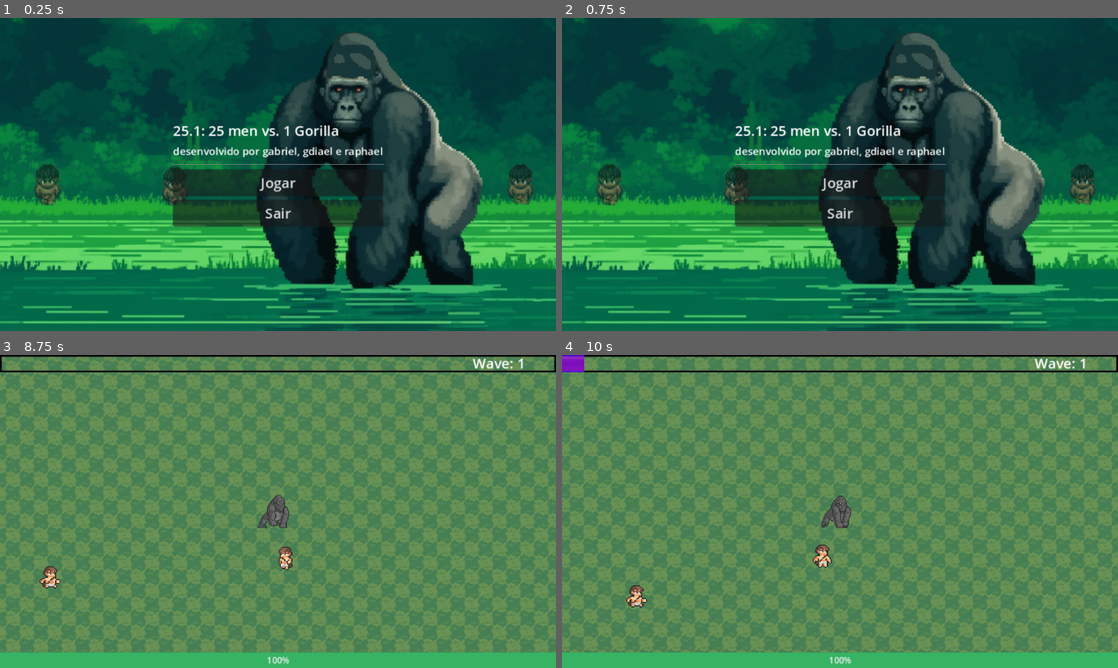
Above: before the commit, frames 1-4 (two rows, left to right).
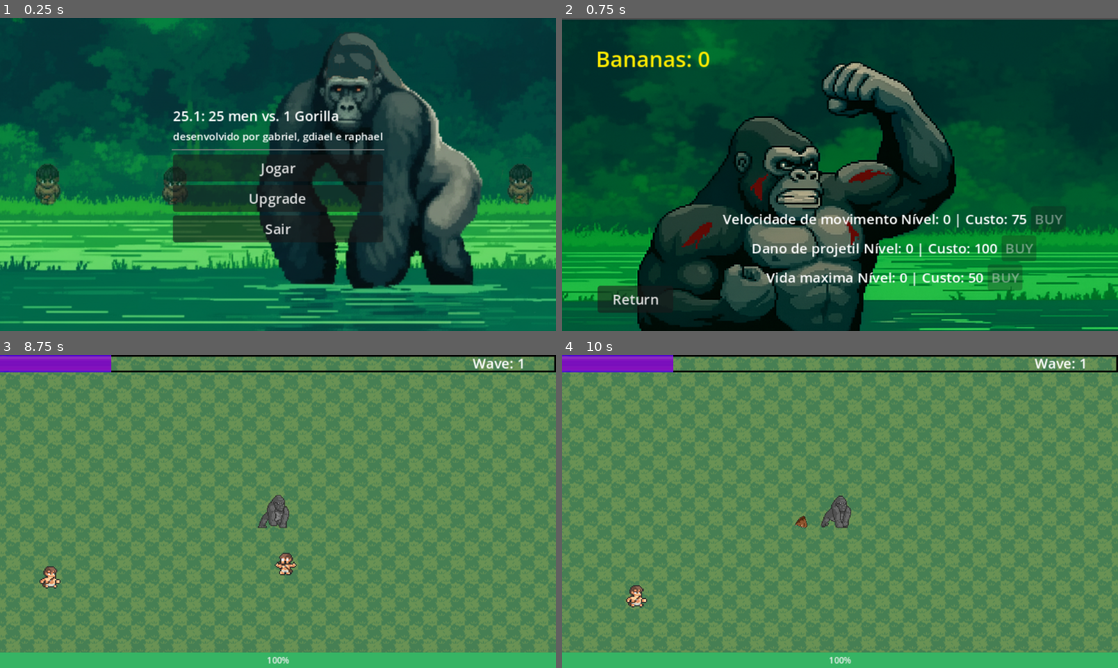
Above: after the commit, the same moments.

Repository: gabriel-guilherme/25.1
Game: Godot game, scene res://Start/Start.tscn
The game is run twice, just before and just after one commit, with the same random seed, the same clock (stepped at 60 frames per second) and the same inputs. Sound files missing from this copy of the repository are replaced by a short silence.
Inputs (mouse positions are in pixels of both pictures, inside the frame that each line leads up to):
- Up to frame 1 (0.25 s): no input
- Up to frame 2 (0.75 s): click (840, 199) at 0.5 s, where only the run after the commit has a clickable "Upgrade"
- Up to frame 3 (8.75 s): click (72, 636) at 1.25 s, where only the run after the commit has a clickable "Return"; click "Jogar" at 2 s; tap Enter at 2.75 s; move the mouse to (400, 495) at 2.77 s; hold D (right) 2.78-3.53 s; tap Space (attack) at 2.85, 3.6, 4.55, 5.1, 5.85, 6.8, 7.35, 8.1 s; move the mouse to (166, 527) at 3.52 s; hold S (down) 3.53-4.28 s; move the mouse to (333, 442) at 4.27 s; hold D (right) 4.28-5.03 s; click (333, 442) at 4.35 s; move the mouse to (250, 574) at 5.02 s; hold W (up) 5.03-5.78 s; move the mouse to (444, 558) at 5.77 s; hold A (left) 5.78-7.28 s; move the mouse to (111, 464) at 6.52 s; click (111, 464) at 6.6 s; move the mouse to (305, 511) at 7.27 s; hold S (down) 7.28-8.03 s; move the mouse to (194, 433) at 8.02 s; hold D (right) from 8.03 s (still down)
- Up to frame 4 (10 s): move the mouse to (962, 495) at 8.77 s; release D (right) at 8.78 s; hold W (up) 8.78-9.53 s; click (962, 495) at 8.85 s; tap Space (attack) at 9.05, 9.6 s; move the mouse to (728, 527) at 9.52 s; hold D (right) from 9.53 s (still down)

The runs differ from the first frame. In frame 1, 5.3% of the frame differs, in the area x 30-70%, y 29-72%; in frame 2, 61%, in the area x 0-100%, y 0-100%; in frame 3, 1.3%; in frame 4, 1.1%.

Commit message:
init

Diff:
--- a/Enemy_Spawner/enemy_spawner.gd
+++ b/Enemy_Spawner/enemy_spawner.gd
@@ -1,16 +1,18 @@
 extends Node2D
 
 @export var spawns: Array[Spawn_info] = []
-@export var base_max_enemy_per_wave = 25
+@export var base_max_enemy_per_wave = 5
 var max_enemy_per_wave = base_max_enemy_per_wave
 
 var current_wave = 0
+var completed_waves = 0
 var enemy_spawned = 0
 var enemy_defeated = 0
 var is_spawning = true
 var time = 0
 
 @onready var player = get_tree().get_first_node_in_group("player")
+
 
 func _on_timer_timeout() -> void:
 	time += 1
@@ -29,8 +31,13 @@
 		# Reset contador de delay
 		wave_info.spawn_delay_counter = 0
 
-		# Spawnar 1 inimigo por vez com delay
-		if enemy_spawned < max_enemy_per_wave:
+		# --- BLOCO MODIFICADO ---
+		# Spawnar uma "rajada" (burst) de inimigos de uma vez
+		for i in range(wave_info.enemies_per_burst):
+			# Para de spawnar se atingir o máximo da wave
+			if enemy_spawned >= max_enemy_per_wave:
+				break # Interrompe o loop 'for'
+
 			var enemy_instance = wave_info.enemy.instantiate()
 			enemy_instance.global_position = get_random_position()
 
@@ -44,10 +51,12 @@
 			add_child(enemy_instance)
 			enemy_spawned += 1
 			print("Spawnou inimigo #%d na wave %d" % [enemy_spawned, current_wave])
+		# --- FIM DO BLOCO MODIFICADO ---
 
 		# Se já spawnou tudo, para de spawnar
 		if enemy_spawned >= max_enemy_per_wave:
 			is_spawning = false
+
 
 func increase_defeated():
 	if enemy_spawned == 0:
@@ -55,30 +64,43 @@
 
 	enemy_defeated += 1
 	print("Derrotados: %d de %d" % [enemy_defeated, enemy_spawned])
-	player.update_wave_progress(enemy_defeated)
+	player.update_wave_progress(enemy_defeated, max_enemy_per_wave)
 
 	if enemy_defeated >= max_enemy_per_wave:
 		enemy_spawned = 0
 		enemy_defeated = 0
 		is_spawning = true
-		player.update_wave_progress(0)
+		player.update_wave_progress(0, max_enemy_per_wave)
 
 		player.levelup()
+		completed_waves += 1
 
 		var wave_info = spawns[current_wave]
 		wave_info.health_multiplier += 0.2
 		wave_info.speed_multiplier += 0.1
 		wave_info.damage_multiplier += 0.15
 
+		# --- BLOCO ADICIONADO ---
+		# Aumenta a quantidade de inimigos por rajada na próxima wave
+		# Exemplo: Aumenta a cada 2 waves completas para não ser tão rápido
+		if completed_waves % 2 == 0:
+			wave_info.enemies_per_burst += 1
+
+		# Limita o valor máximo para evitar problemas de performance
+		wave_info.enemies_per_burst = min(wave_info.enemies_per_burst, 15)
+		# --- FIM DO BLOCO ADICIONADO ---
+
 		# Aumenta o número máximo de inimigos na próxima wave
-		max_enemy_per_wave += 5  # pode ajustar esse incremento como quiser
+		max_enemy_per_wave += 5
 
-		print("Wave %d - HP x%.2f | SPD x%.2f | DMG x%.2f | Max Enemies: %d" % [
+		# --- LINHA MODIFICADA ---
+		print("Wave %d - HP x%.2f | SPD x%.2f | DMG x%.2f | Max Enemies: %d | Burst: %d" % [
 			current_wave,
 			wave_info.health_multiplier,
 			wave_info.speed_multiplier,
 			wave_info.damage_multiplier,
-			max_enemy_per_wave
+			max_enemy_per_wave,
+			wave_info.enemies_per_burst # Adicionado para debug
 		])
 
 		current_wave += 1
--- a/Player/Attack/banana.gd
+++ b/Player/Attack/banana.gd
@@ -23,33 +23,33 @@
 		1:
 			hp = 1
 			speed = 100
-			damage = 5
+			damage = 7 + player.damage_bonus
 			knockback = 100
-			attack_size = 1.0 * (1 + player.attack_size)
+			attack_size = 1.0
 		2:
 			hp = 1
 			speed = 300
-			damage = 5
+			damage = 10 + player.damage_bonus
 			knockback = 200
-			attack_size = 1.0 * (1 + player.attack_size)
+			attack_size = 1.0
 		3:
 			hp = 2
 			speed = 300
-			damage = 8
+			damage = 15 + player.damage_bonus
 			knockback = 200
-			attack_size = 2.0 * (1 + player.attack_size)
+			attack_size = 1.5
 		4:
 			hp = 5
 			speed = 400
-			damage = 12
+			damage = 25 + player.damage_bonus
 			knockback = 300
-			attack_size = 2.5 * (1 + player.attack_size)
+			attack_size = 2.0
 
 	# Escala o sprite
 	$Sprite2D.scale *= attack_size
 
 	# Escala a colisão (ex: se for círculo)
-	$CollisionShape2D.shape.extents *= attack_size
+	$CollisionShape2D.scale *= (attack_size)
 
 
 # Called every frame. 'delta' is the elapsed time since the previous frame.
--- a/Player/Attack/punch.gd
+++ b/Player/Attack/punch.gd
@@ -22,33 +22,33 @@
 		1:
 			hp = 5
 			speed = 50
-			damage = 15
+			damage = 15 + player.damage_bonus
 			knockback = 100
 			attack_size = 1.0
 		2:
 			hp = 5
 			speed = 50
-			damage = 15
+			damage = 15 + player.damage_bonus
 			knockback = 100
 			attack_size = 1.0
 		3:
 			hp = 5
 			speed = 50
-			damage = 15
+			damage = 15 + player.damage_bonus
 			knockback = 300
 			attack_size = 1.0
 		4:
 			hp = 5
 			speed = 50
-			damage = 25
-			knockback = 100
+			damage = 25 + player.damage_bonus
+			knockback = 500
 			attack_size = 2.0
 
 	# Escala o sprite
 	$Sprite2D.scale *= attack_size
 
 	# Escala a colisão (ex: se for círculo)
-	$CollisionShape2D.shape.extents *= attack_size
+	$CollisionShape2D.scale *= attack_size
 
 
 # Called every frame. 'delta' is the elapsed time since the previous frame.
--- a/Player/BananaOrbit/banana_orbit.gd
+++ b/Player/BananaOrbit/banana_orbit.gd
@@ -21,21 +21,21 @@
 			angular_speed = 2.0
 			knockback = 0
 		2:
-			damage = 5
+			damage = 7
 			radius = 110.0
 			angular_speed = 2.0
 			knockback = 0
 			#index = 10
 			#total_bananas = 5
 		3:
-			damage = 5
+			damage = 12
 			radius = 120.0
 			angular_speed = 6.0
 			knockback = 100.0
 		4:
-			damage = 8
+			damage = 20
 			radius = 150.0
-			angular_speed = 3.0
+			angular_speed = 8.0
 			knockback = 100.0
 
 	if total_bananas > 0:
--- a/Player/BananaOrbit/banana_orbit.tscn
+++ b/Player/BananaOrbit/banana_orbit.tscn
@@ -6,7 +6,7 @@
 [sub_resource type="RectangleShape2D" id="RectangleShape2D_hr0ph"]
 size = Vector2(13.25, 11)
 
-[node name="BananaOrbit" type="Area2D" groups=["attack"]]
+[node name="BananaOrbit" type="Area2D" groups=["attack", "banana_orbit_instance"]]
 collision_layer = 5
 collision_mask = 5
 script = ExtResource("1_hr0ph")
--- a/Player/player.gd
+++ b/Player/player.gd
@@ -6,6 +6,13 @@
 var attack_cooldown = 0
 var attack_size = 0
 @onready var sprite = $AnimatedSprite2D
+var orbits = 1
+
+const HP_PER_UPGRADE = 10       # +10 de vida máxima por nível
+const SPEED_PER_UPGRADE = 5.0   # +5 de velocidade por nível
+const DAMAGE_PER_UPGRADE = 2.0
+
+var damage_bonus
 
 
 var experience = 0
@@ -44,7 +51,7 @@
 
 # Banana Orbit
 @export var banana_orbit_level = 0
-var has_spawned_orbit = false
+#var has_spawned_orbit = false
 
 # Enemies
 var enemy_close = []
@@ -78,9 +85,12 @@
 var wave = 1
 
 func _ready():
+	apply_permanent_upgrades()
 	update_health_bar()
 	attack()
 	#set_expbar(experience, calculate_experiencecap())
+	if banana_orbit_level > 0:
+		update_banana_orbit()
 
 func _physics_process(_delta):
 	#if enemySpawner.enemy_defeated >= enemySpawner.max_enemy_per_wave:
@@ -108,6 +118,26 @@
 	velocity = mov.normalized() * movement_speed
 	move_and_slide()
 
+func apply_permanent_upgrades():
+	# Carrega os dados do singleton (garante que estão atualizados)
+	GameData.load_data()
+
+	# Aplica o upgrade de vida
+	var hp_bonus = GameData.progression.permanent_health_level * HP_PER_UPGRADE
+	maxHp += hp_bonus
+	hp = maxHp # Começa a partida com vida cheia
+	print("Bônus de Vida Permanente: +%d" % hp_bonus)
+
+	# Aplica o upgrade de velocidade
+	var speed_bonus = GameData.progression.permanent_speed_level * SPEED_PER_UPGRADE
+	movement_speed += speed_bonus
+	print("Bônus de Velocidade Permanente: +%f" % speed_bonus)
+
+	# Aplica o upgrade de dano (exemplo: você precisará de uma var base_damage)
+	damage_bonus = GameData.progression.permanent_damage_level * DAMAGE_PER_UPGRADE
+	# print("Bônus de Dano Permanente: +%d" % damage_bonus)
+
+
 func attack():
 	if banana_level > 0:
 		bananaTimer.wait_time = banana_attackspeed * (1-attack_cooldown)
@@ -124,9 +154,9 @@
 		if bananaPeelTimer.is_stopped():
 			bananaPeelTimer.start()
 
-	if banana_orbit_level > 0 and not has_spawned_orbit:
-		spawn_banana_orbit()
-		has_spawned_orbit = true
+	#if banana_orbit_level > 0 and not has_spawned_orbit:
+	#	spawn_banana_orbit()
+	#	has_spawned_orbit = true
 
 # ========== ATTACK LOGIC ==========
 
@@ -293,9 +323,9 @@
 #func set_expbar(set_value = 1, set_max_value = 100):
 #	expBar.value = set_value
 #	expBar.max_value = set_max_value
-func update_wave_progress(derrotados: int):
+func update_wave_progress(derrotados: int, total_inimigos_wave: int):
 	expBar.value = derrotados
-	expBar.max_value = 25
+	expBar.max_value = total_inimigos_wave
 
 func levelup():
 	get_tree().paused = true
@@ -321,7 +351,19 @@
 		options += 1
 
 
+func update_banana_orbit():
+	for banana in get_tree().get_nodes_in_group("banana_orbit_instance"):
+		banana.queue_free()
+
+
+	if orbits == 2:
+		banana_orbit_level = 2
+		spawn_banana_orbit()
+		banana_orbit_level = 4
+	spawn_banana_orbit()
+
 func upgrade_character(upgrade):
+	var needs_orbit_update = false
 	match upgrade:
 		# Banana throw
 		"banana1":
@@ -331,9 +373,11 @@
 			banana_level = 2
 		"banana3":
 			banana_level = 3
+
 		"banana4":
 			banana_level = 4
 			banana_baseammo += 2
+
 
 		# Punch
 		"punch1":
@@ -362,13 +406,18 @@
 		# Banana orbit
 		"banana_orbit1":
 			banana_orbit_level = 1
+			needs_orbit_update = true
 		"banana_orbit2":
 			banana_orbit_level = 2
+			needs_orbit_update = true
 		"banana_orbit3":
 			banana_orbit_level = 3
+			needs_orbit_update = true
 		"banana_orbit4":
 			banana_orbit_level = 4
-			has_spawned_orbit = false
+			needs_orbit_update = true
+			orbits = 2
+			#has_spawned_orbit = false
 
 		# Outros upgrades
 		"medic_kit":
@@ -383,7 +432,8 @@
 			attack_size += 0.10
 		"fur1", "fur2", "fur3", "fur4":
 			armor += 1
-
+	if needs_orbit_update:
+		update_banana_orbit()
 
 
 
--- a/Start/Start.tscn
+++ b/Start/Start.tscn
@@ -52,9 +52,14 @@
 text = "Jogar
 "
 
+[node name="UpgradeButton" type="Button" parent="HBoxContainer/VBoxContainer"]
+layout_mode = 2
+text = "Upgrade"
+
 [node name="QuitButton" type="Button" parent="HBoxContainer/VBoxContainer"]
 layout_mode = 2
 text = "Sair"
 
 [connection signal="pressed" from="HBoxContainer/VBoxContainer/PlayButton" to="." method="_on_play_button_pressed"]
+[connection signal="pressed" from="HBoxContainer/VBoxContainer/UpgradeButton" to="." method="_on_upgrade_button_pressed"]
 [connection signal="pressed" from="HBoxContainer/VBoxContainer/QuitButton" to="." method="_on_quit_button_pressed"]
--- a/Start/start.gd
+++ b/Start/start.gd
@@ -6,3 +6,7 @@
 
 func _on_play_button_pressed() -> void:
 	get_tree().change_scene_to_file("res://World/world.tscn")
+
+
+func _on_upgrade_button_pressed() -> void:
+	get_tree().change_scene_to_file("res://utility/RogueLike/UpgradeMenu.tscn")
--- a/World/world.gd
+++ b/World/world.gd
@@ -1,6 +1,7 @@
 extends Node2D
 
-
+@onready var enemy_spawner = $EnemySpawner
+var bonus_por_wave = 5
 
 # Called when the node enters the scene tree for the first time.
 func _ready() -> void:
@@ -12,4 +13,17 @@
 	pass
 
 func game_over():
+	# Calcula as bananas ganhas (ex: 10 bananas por wave)
+	print(enemy_spawner)
+	var waves_survived = enemy_spawner.completed_waves
+	var multiplicador_dinamico = 10 + (waves_survived * bonus_por_wave)
+	var bananas_earned = waves_survived * multiplicador_dinamico  # Você pode ajustar essa fórmula
+
+	print("O jogador sobreviveu %d waves e ganhou %d bananas." % [waves_survived, bananas_earned])
+
+	# Adiciona as bananas ao total e salva
+	GameData.progression.bananas += bananas_earned
+	GameData.save_data()
+
+	# Continua para a tela de morte
 	get_tree().change_scene_to_file("res://GUI/DeathScreen/death_screen.tscn")
--- a/World/world.tscn
+++ b/World/world.tscn
@@ -6,7 +6,7 @@
 [ext_resource type="PackedScene" uid="uid://dnoswy272fvvk" path="res://Enemy_Spawner/enemy_spawner.tscn" id="4_k8do8"]
 [ext_resource type="Script" uid="uid://cejccdt7ra3gx" path="res://utility/spawn_info.gd" id="5_k8do8"]
 [ext_resource type="PackedScene" uid="uid://c02suxnugg8bc" path="res://Enemy/enemy.tscn" id="6_bkhv4"]
-[ext_resource type="AudioStream" uid="uid://oqwok7xyftqi" path="res://Audio/Fear Factory GBC Loop Donkey Kong Country SNES Music Extended.mp3" id="8_oe8m4"]
+[ext_resource type="AudioStream" uid="uid://bk4r1c8y5st2x" path="res://Audio/Donkey-Kong-Country-Returns-Music-Title-Theme.mp3" id="7_yf0ba"]
 
 [sub_resource type="Resource" id="Resource_k8do8"]
 script = ExtResource("5_k8do8")
@@ -14,6 +14,7 @@
 time_start = 0
 time_end = 999
 enemy_spawn_delay = 1
+enemies_per_burst = 1
 metadata/_custom_type_script = "uid://cejccdt7ra3gx"
 
 [node name="World" type="Node2D"]
@@ -35,6 +36,6 @@
 
 [node name="AudioStreamPlayer2D" type="AudioStreamPlayer2D" parent="."]
 process_mode = 3
-stream = ExtResource("8_oe8m4")
+stream = ExtResource("7_yf0ba")
 volume_db = -10.0
 autoplay = true
--- a/project.godot
+++ b/project.godot
@@ -19,6 +19,7 @@
 
 UpgradeDb="*res://utility/upgrade_db.tscn"
 BgMusic="*res://Start/bg_music.tscn"
+GameData="*res://utility/RogueLike/GameData.gd"
 
 [display]
 
--- /dev/null
+++ b/utility/RogueLike/GameData.gd
@@ -0,0 +1,21 @@
+# GameData.gd
+extends Node
+
+const SAVE_PATH = "user://meta_data.tres"
+var progression: MetaProgression
+
+func _ready() -> void:
+	print("A pasta de save está em: ", OS.get_user_data_dir())
+	load_data()
+
+func load_data() -> void:
+	if ResourceLoader.exists(SAVE_PATH):
+		progression = ResourceLoader.load(SAVE_PATH)
+	else:
+		# Se não existir um save, cria um novo
+		progression = MetaProgression.new()
+	print("Dados carregados. Bananas: ", progression.bananas)
+
+func save_data() -> void:
+	ResourceSaver.save(progression, SAVE_PATH)
+	print("Dados salvos. Bananas: ", progression.bananas)
--- /dev/null
+++ b/utility/RogueLike/MetaProgression.gd
@@ -0,0 +1,12 @@
+# MetaProgression.gd
+class_name MetaProgression
+extends Resource
+
+# Moeda do jogo
+@export var bananas: int = 0
+
+# Nível de cada upgrade permanente
+@export var permanent_health_level: int = 0
+@export var permanent_speed_level: int = 0
+@export var permanent_damage_level: int = 0
+# Adicione outros upgrades permanentes que desejar aqui
--- /dev/null
+++ b/utility/RogueLike/UpgradeMenu.tscn
@@ -0,0 +1,118 @@
+[gd_scene load_steps=3 format=3 uid="uid://bcbv4cvggpbjj"]
+
+[ext_resource type="Script" uid="uid://bagvinvx4bhlp" path="res://utility/RogueLike/upgrade_menu.gd" id="1_6v7y7"]
+[ext_resource type="Texture2D" uid="uid://cxb7wjid70k1i" path="res://Sprites/Gorila Triunfante na Selva.png" id="2_6v7y7"]
+
+[node name="Control" type="Control"]
+layout_mode = 3
+anchors_preset = 15
+anchor_right = 1.0
+anchor_bottom = 1.0
+offset_top = 2.0
+offset_bottom = 2.0
+grow_horizontal = 2
+grow_vertical = 2
+script = ExtResource("1_6v7y7")
+
+[node name="TextureRect" type="TextureRect" parent="."]
+layout_mode = 1
+anchors_preset = 15
+anchor_right = 1.0
+anchor_bottom = 1.0
+grow_horizontal = 2
+grow_vertical = 2
+texture = ExtResource("2_6v7y7")
+expand_mode = 2
+
+[node name="bananas_label" type="Label" parent="."]
+unique_name_in_owner = true
+layout_mode = 0
+offset_left = 39.0
+offset_top = 27.0
+offset_right = 404.0
+offset_bottom = 96.0
+theme_override_colors/font_color = Color(1, 0.921569, 0, 1)
+theme_override_font_sizes/font_size = 25
+
+[node name="VBoxContainer" type="VBoxContainer" parent="."]
+layout_mode = 1
+anchors_preset = 8
+anchor_left = 0.5
+anchor_top = 0.5
+anchor_right = 0.5
+anchor_bottom = 0.5
+offset_left = -89.0
+offset_top = -28.0
+offset_right = 214.0
+offset_bottom = 204.0
+grow_horizontal = 2
+grow_vertical = 2
+scale = Vector2(1, 0.96)
+alignment = 1
+
+[node name="Speed" type="HBoxContainer" parent="VBoxContainer"]
+layout_mode = 2
+alignment = 1
+
+[node name="spd_desc_label" type="Label" parent="VBoxContainer/Speed"]
+unique_name_in_owner = true
+layout_mode = 2
+text = "Velocidade de movimento"
+
+[node name="spd_cost_label" type="Label" parent="VBoxContainer/Speed"]
+unique_name_in_owner = true
+layout_mode = 2
+
+[node name="spd_button" type="Button" parent="VBoxContainer/Speed"]
+unique_name_in_owner = true
+layout_mode = 2
+text = "BUY"
+
+[node name="Damage" type="HBoxContainer" parent="VBoxContainer"]
+layout_mode = 2
+alignment = 1
+
+[node name="dmg_desc_label" type="Label" parent="VBoxContainer/Damage"]
+unique_name_in_owner = true
+layout_mode = 2
+text = "Dano de projetil"
+
+[node name="dmg_cost_label" type="Label" parent="VBoxContainer/Damage"]
+unique_name_in_owner = true
+layout_mode = 2
+
+[node name="dmg_button" type="Button" parent="VBoxContainer/Damage"]
+unique_name_in_owner = true
+layout_mode = 2
+text = "BUY"
+
+[node name="Health" type="HBoxContainer" parent="VBoxContainer"]
+layout_mode = 2
+alignment = 1
+
+[node name="hp_desc_label" type="Label" parent="VBoxContainer/Health"]
+unique_name_in_owner = true
+layout_mode = 2
+text = "Vida maxima"
+
+[node name="hp_cost_label" type="Label" parent="VBoxContainer/Health"]
+unique_name_in_owner = true
+layout_mode = 2
+
+[node name="hp_button" type="Button" parent="VBoxContainer/Health"]
+unique_name_in_owner = true
+layout_mode = 2
+text = "BUY"
+
+[node name="back_button" type="Button" parent="."]
+layout_mode = 2
+offset_left = 41.0
+offset_top = 306.0
+offset_right = 128.0
+offset_bottom = 337.0
+text = "Return"
+
+[connection signal="pressed" from="VBoxContainer/Speed/spd_button" to="." method="_on_spd_button_pressed"]
+[connection signal="pressed" from="VBoxContainer/Damage/dmg_button" to="." method="_on_dmg_button_pressed"]
+[connection signal="pressed" from="VBoxContainer/Health/hp_button" to="." method="_on_hp_button_pressed"]
+[connection signal="pressed" from="back_button" to="." method="_on_back_button_pressed"]
--- /dev/null
+++ b/utility/RogueLike/meta_data.tres
@@ -0,0 +1,11 @@
+[gd_resource type="Resource" script_class="MetaProgression" load_steps=2 format=3 uid="uid://g5sfyqkdji0q"]
+
+[ext_resource type="Script" uid="uid://c8o2wt77lycih" path="res://utility/RogueLike/MetaProgression.gd" id="1_pymmw"]
+
+[resource]
+script = ExtResource("1_pymmw")
+bananas = 0
+permanent_health_level = 0
+permanent_speed_level = 0
+permanent_damage_level = 0
+metadata/_custom_type_script = "uid://c8o2wt77lycih"
--- /dev/null
+++ b/utility/RogueLike/upgrade_menu.gd
@@ -0,0 +1,75 @@
+extends Control
+
+# Conecte esses nós pelo editor do Godot
+@onready var bananas_label = %bananas_label
+@onready var hp_button = %hp_button
+@onready var hp_cost_label = %hp_cost_label
+@onready var speed_button = %spd_button
+@onready var speed_cost_label = %spd_cost_label
+@onready var damage_button = %dmg_button
+@onready var damage_cost_label = %dmg_cost_label
+
+# Custos base para os upgrades
+const HP_BASE_COST = 50
+const SPEED_BASE_COST = 75
+const DAMAGE_BASE_COST = 100
+
+func _ready() -> void:
+	update_ui()
+
+func update_ui() -> void:
+	# Atualiza a contagem de bananas
+	bananas_label.text = "Bananas: " + str(GameData.progression.bananas)
+
+	# Atualiza UI de Vida
+	var hp_level = GameData.progression.permanent_health_level
+	var hp_cost = HP_BASE_COST * (hp_level + 1) # Custo aumenta com o nível
+	hp_cost_label.text = "Nível: %d | Custo: %d" % [hp_level, hp_cost]
+	hp_button.disabled = GameData.progression.bananas < hp_cost
+
+	# Atualiza UI de Velocidade
+	var speed_level = GameData.progression.permanent_speed_level
+	var speed_cost = SPEED_BASE_COST * (speed_level + 1)
+	speed_cost_label.text = "Nível: %d | Custo: %d" % [speed_level, speed_cost]
+	speed_button.disabled = GameData.progression.bananas < speed_cost
+
+	# Atualiza UI de Dano
+	var damage_level = GameData.progression.permanent_damage_level
+	var damage_cost = DAMAGE_BASE_COST * (damage_level + 1)
+	damage_cost_label.text = "Nível: %d | Custo: %d" % [damage_level, damage_cost]
+	damage_button.disabled = GameData.progression.bananas < damage_cost
+
+func _on_hp_button_pressed() -> void:
+	var hp_level = GameData.progression.permanent_health_level
+	var cost = HP_BASE_COST * (hp_level + 1)
+
+	if GameData.progression.bananas >= cost:
+		GameData.progression.bananas -= cost
+		GameData.progression.permanent_health_level += 1
+		GameData.save_data()
+		update_ui()
+
+# Funções para os outros botões de upgrade
+func _on_spd_button_pressed() -> void:
+	var speed_level = GameData.progression.permanent_speed_level
+	var cost = SPEED_BASE_COST * (speed_level + 1)
+
+	if GameData.progression.bananas >= cost:
+		GameData.progression.bananas -= cost
+		GameData.progression.permanent_speed_level += 1
+		GameData.save_data()
+		update_ui()
+
+func _on_dmg_button_pressed() -> void:
+	var damage_level = GameData.progression.permanent_damage_level
+	var cost = DAMAGE_BASE_COST * (damage_level + 1)
+
+	if GameData.progression.bananas >= cost:
+		GameData.progression.bananas -= cost
+		GameData.progression.permanent_damage_level += 1
+		GameData.save_data()
+		update_ui()
+
+
+func _on_back_button_pressed() -> void:
+	get_tree().change_scene_to_file("res://Start/Start.tscn")
--- a/utility/spawn_info.gd
+++ b/utility/spawn_info.gd
@@ -5,6 +5,7 @@
 @export var time_start: int
 @export var time_end: int
 @export var enemy_spawn_delay: int
+@export var enemies_per_burst: int = 1
 var spawn_delay_counter: int = 0
 
 # Multiplicadores de progressão
Not shown, added: Audio/Donkey-Kong-Country-Returns-Music-Title-Theme.mp3.import
Not shown, removed: Audio/Fear Factory GBC Loop Donkey Kong Country SNES Music Extended.mp3.import
Binary file added: Sprites/Gorila Triunfante na Selva.png
Not shown, added: Sprites/Gorila Triunfante na Selva.png.import
Not shown, added: utility/RogueLike/GameData.gd.uid
Not shown, added: utility/RogueLike/MetaProgression.gd.uid
Not shown, added: utility/RogueLike/upgrade_menu.gd.uid
Not shown, added: Audio/Donkey-Kong-Country-Returns-Music-Title-Theme.mp3
Not shown, changed: Audio/Fear Factory GBC Loop Donkey Kong Country SNES Music Extended.mp3
